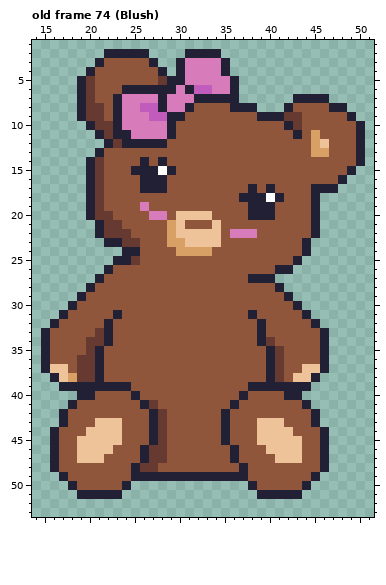
Pixel-art file -- aseprite_files/teddybear_girl.ase. Above, as it was before the edit.
64x64 pixels, 86 frames. Shown: old frame 74 (Blush): x 14..51, y 1..53. The commit also changed other frames, which this record leaves out.
After the commit:
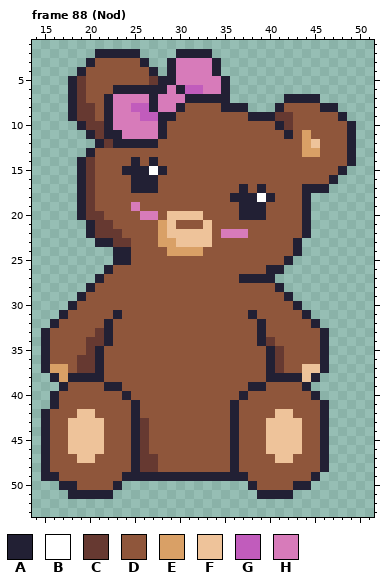
Palette (. is transparent): A #222034  B #ffffff  C #663931  D #8f563b  E #d9a066  F #eec39a  G #c15cbc  H #d77bba
A new or re-ordered frame is compared with the old frame closest to it.
The commit says: added nod animation
Change:
frames 86 -> 90
Changed rows in their new state; - is an unchanged pixel.
Frame 88 (Nod) is new; against old frame 74 (Blush):
first column x 18:
 2 ---A----.---A---.----------------
 3 --AD----A.-AH---A.---------------
 4 -AD------A.AH---A.---------------
 5 ACD------CA-H----A.--------------
 6 ACD--A-----HAG-H-A.--------------
 7 ACD-AH---AH--A----.-----A---.----
 8 AC-DAH-G-AH-AD---A--.--AD---A-.--
 9 AC-DAH--G-A-D-------A--C-D----A.-
10 -AC-AH----AD-----------ACD-----A.
11 --ACA-H---AD------------ADED---A.
12 ---ACA----D---------------EFD--A.
13 --AD----------------------E-D--A.
14 -ACD---ADAD--------------------A.
15 -ACD--A--BAD------------------A.-
16 -ACD---A--D------------------A.--
17 -ACD---A--D--------ADAD---A--.---
18 -ACD--------------A--BAD--A.-----
19 -ACD---HD----------A--D---A.-----
20 -AC-D---H-DF---D---A--D---A.-----
21 --AC-D----EFD--FD---------A.-----
22 --AC--D---EF----DH--D-----A.-----
23 ---A-C-D--E-F---D--------A.------
24 -----A-D---E---D---------A.------
25 -------D----------------A.-------
26 ----------------------A-.--------
27 -------------------A-------------
first column x 15:
37 -EE-----------------------------
38 --EAAA--------------------AAA---
39 ---DDDD--D---------------DDDD---
40 -ADDDD---AD----------------DDDA-
41 -ADD------ADD----------------DDA
42 ADD-FF----A-DD------DA----FF--DA
43 ADDFFF-DD-ACDD------DA--D--FF-DA
44 AD-FF--DD-ACDD------DA--D---F---
45 AD-F---DD-ACDD------DA--D-------
46 AD-F---D--ACDD------------------
47 AD----D---AC-D--------------D---
48 AD-------------------AD---------
49 AAD------A----------------------
50 --A-----A.------------------A---
51 ---A----.-------------------.---
Changed places in both pictures, as pixel boxes (x1, y1, x2, y2):
changed: (68, 49, 365, 283)
changed: (41, 364, 167, 499)
changed: (221, 373, 329, 499)
